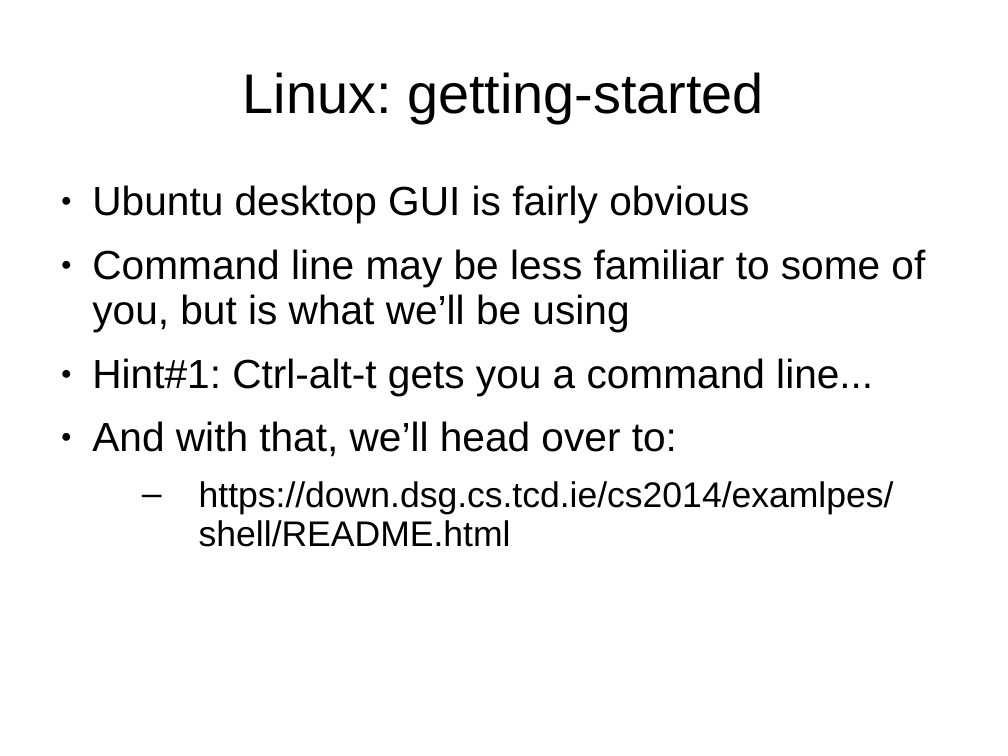
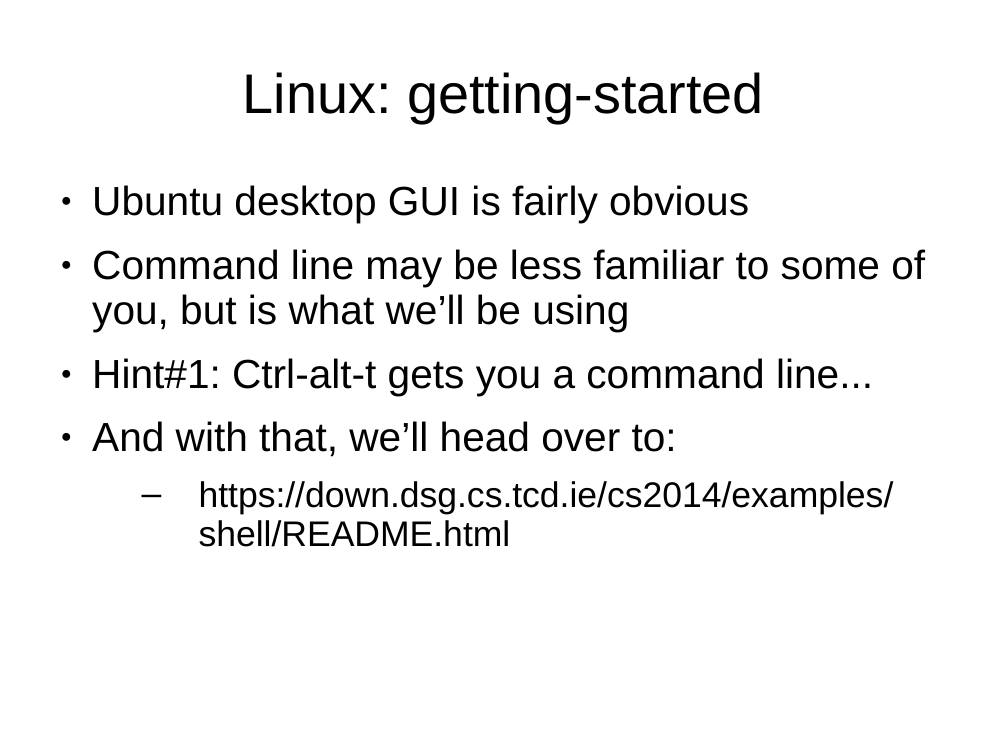
Before and after one commit to sftcd/cs2014, a slide deck: slide 4 of lectures/os-stuff.ppt. Drawn at 1008x756 pixels with LibreOffice and Linux fonts; fonts in the diff are those of the drawing. Boxes give left, top, right and bottom in pixels: in the first picture for what was removed or moved away, otherwise in the second. Text is boxed around its words. In the diff, an @@ line names an element or a change of style, - is before the commit and + after.

```diff
--- a/lectures/os-stuff.ppt
+++ b/lectures/os-stuff.ppt
@@ text at (199,481,894,547): text changed @@
-  – https://down.dsg.cs.tcd.ie/cs2014/examlpes/shell/README.html
+  – https://down.dsg.cs.tcd.ie/cs2014/examples/shell/README.html
```
Also in this commit, not shown: 1 other slide changed, 3 other files.
